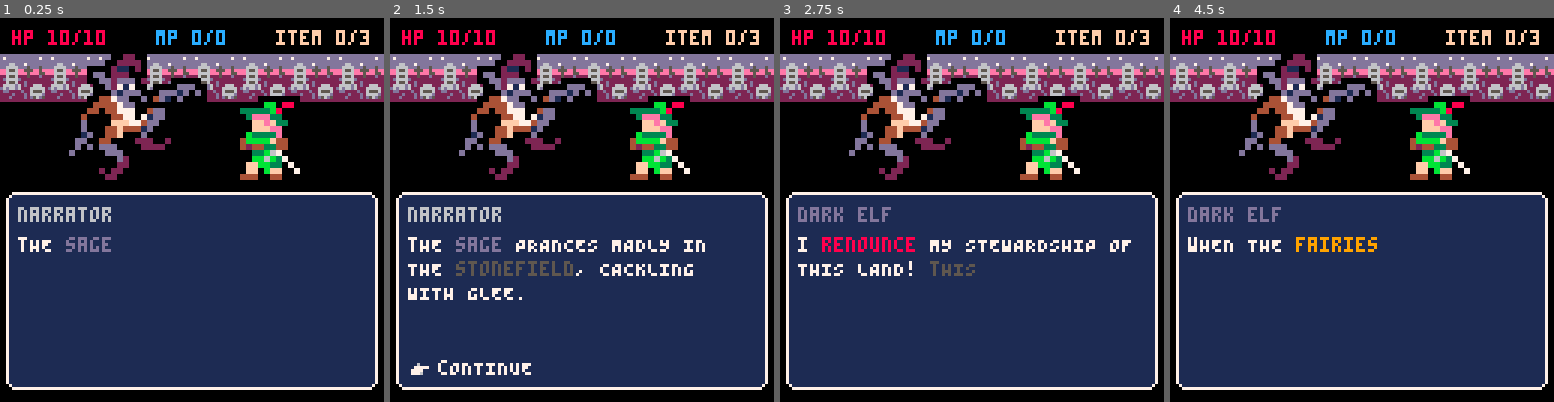
Above: before the commit, frames 1-4 (left to right).
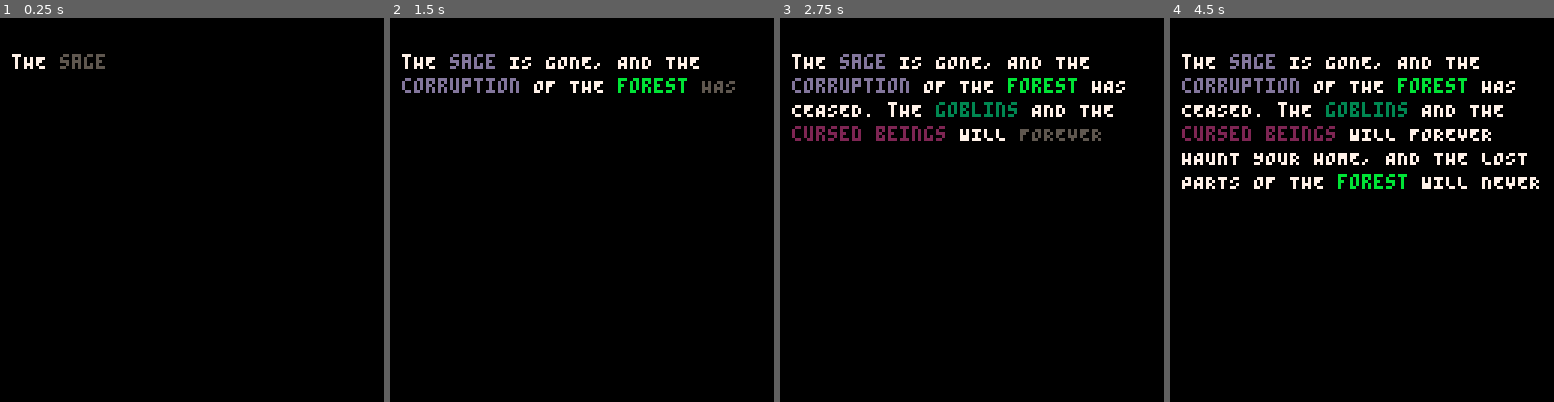
Above: after the commit, the same moments.

Repository: AddisonMink/pico8-prg
Game: PICO-8 cartridge main.p8
Same seed, same stepped clock (60 frames per second), same inputs: the game is played once before the commit and once after it.
Inputs:
- Up to frame 1 (0.25 s): no input
- Up to frame 2 (1.5 s): tap X (X key) at 0.33, 1.07 s; tap O (Z key) at 0.7 s
- Up to frame 3 (2.75 s): hold Right 1.6-2.1 s; tap O (Z key) at 1.7, 2.1, 2.5 s; tap X (X key) at 1.85 s; hold Up 2.15-2.42 s; hold Right from 2.47 s (still down)
- Up to frame 4 (4.5 s): tap O (Z key) every 0.4 s from 2.9 to 4.1 s; tap X (X key) at 2.97, 4.08 s; release Right at 3.03 s; hold Left 3.08-3.58 s; hold Down 3.63-3.97 s; hold Right from 4.02 s (still down)

The runs differ from the first frame. In frame 1, 66% of the frame differs, in the area x 0-100%, y 3-97%; in frame 2, 66%; in frame 3, 67%; in frame 4, 70%.

Commit message:
add text crawls for opening and endings.

Diff:
--- a/main.p8
+++ b/main.p8
@@ -16,26 +16,19 @@
 #include battle_menu.lua
 #include battle.lua
 #include dialogues.lua
+#include text_crawls.lua
 
-
-dialogue = dark_elf
+dialogue = good_ending_text_crawl
 result = nil
 dialogue:load()
 
 function _update()
-  if not result then
-    result = dialogue:update()
-  end
+  result = dialogue:update()
 end
 
 function _draw()
   cls()
-  if result then
-    print("You selected: " .. result)
-    return
-  end
-  dialogue:draw()
-  draw_hud()
+  dialogue:draw(0, 0)
 end
 
 __gfx__
--- /dev/null
+++ b/text_crawls.lua
@@ -0,0 +1,84 @@
+function big_text_crawl_new(text)
+  local speed = 0.05
+  local pages = {}
+  local page_idx = 1
+  local me = {}
+
+  local function initialize()
+    local page = nil
+    for line in all(split(text, "\n")) do
+      if sub(line, 1, 5) == "@page" then
+        local page = { text = "" }
+        add(pages, page)
+      else
+        pages[#pages].text = pages[#pages].text .. "\n" .. line
+      end
+    end
+
+    for i, page in ipairs(pages) do
+      pages[i] = text_crawl_new(page.text, 120)
+    end
+  end
+
+  function me:load()
+    page_idx = 1
+    pages[page_idx]:load()
+  end
+
+  function me:update()
+    local page = pages[page_idx]
+    local done = page:update() and btnp(4)
+    if done and page_idx < #pages then
+      page_idx += 1
+      pages[page_idx]:load()
+    else
+      return done
+    end
+  end
+
+  function me:draw()
+    pages[page_idx]:draw(4, 4)
+  end
+
+  initialize()
+  return me
+end
+
+opening_text_crawl = big_text_crawl_new([[
+@page
+<n>
+Long ago, a <c13>SAGE<r> created an unchanging paradise in a dying world.
+An idyllic <c11>FOREST<r>, tended by <c9>FAIRIES<r> and protected by a guardian <c12>DRAGON<r>.
+<n>
+The <c11>ELFS<r>, a small and child-like people, live here. For eons, the <c11>ELFS<r> lived in
+comfort and safety, provided for by the <c9>FAIRIES<r> and the enchanted trees
+they nurtured.
+@page
+<n>
+Then, the <c13>DARK ELF<r> of the forest hinterlands conjured the brutish
+<c3>GOBLINS<r> to beset the <c11>ELFS<r>. The <c9>FAIRIES<r> are vanishing, and the
+<c11>FOREST<r> is dying.
+<n><n>
+YOU are an <c11>ELF<r>. You have set out to put things right. To defeat the
+<c13>DARK ELF<r> and find the <c13>SAGE<r> who can heal the <c11>FOREST<r>.
+]])
+
+bad_ending_text_crawl = big_text_crawl_new([[
+@page
+<n><n>
+You leave the dying <c11>FOREST<r> behind and set out into the <c5>STONEFIELD<r>.
+The <c11>FOREST<r> and the <c11>ELFS<r> will die as you <c8>STRUGGLE<r> and <c8>FIGHT<r> through the
+<c2>CURSED LANDS<r>.
+<n><n>
+Still, maybe there is something for you beyond the <c14>HORIZON<r>.
+]])
+
+good_ending_text_crawl = big_text_crawl_new([[
+@page
+<n>
+The <c13>SAGE<r> is gone, and the <c13>CORRUPTION<r> of the <c11>FOREST<r> has ceased. The
+<c3>GOBLINS<r> and the <c2>CURSED BEINGS<r> will forever haunt your home, and the lost parts of the
+<c11>FOREST<r> will never be restored.
+<n><n>
+Still, many <c9>FAIRIES<r> remain, and the gentle <c11>FOREST<r> of your youth can go on almost as it was.
+]])
